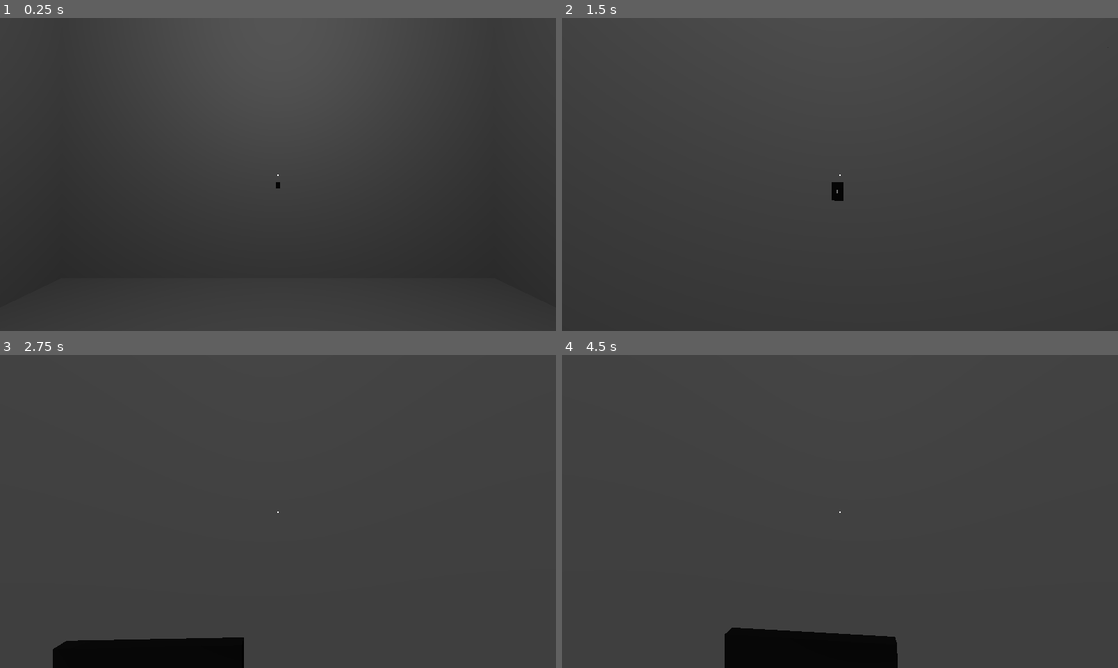
Above: before the commit, frames 1-4 (two rows, left to right).
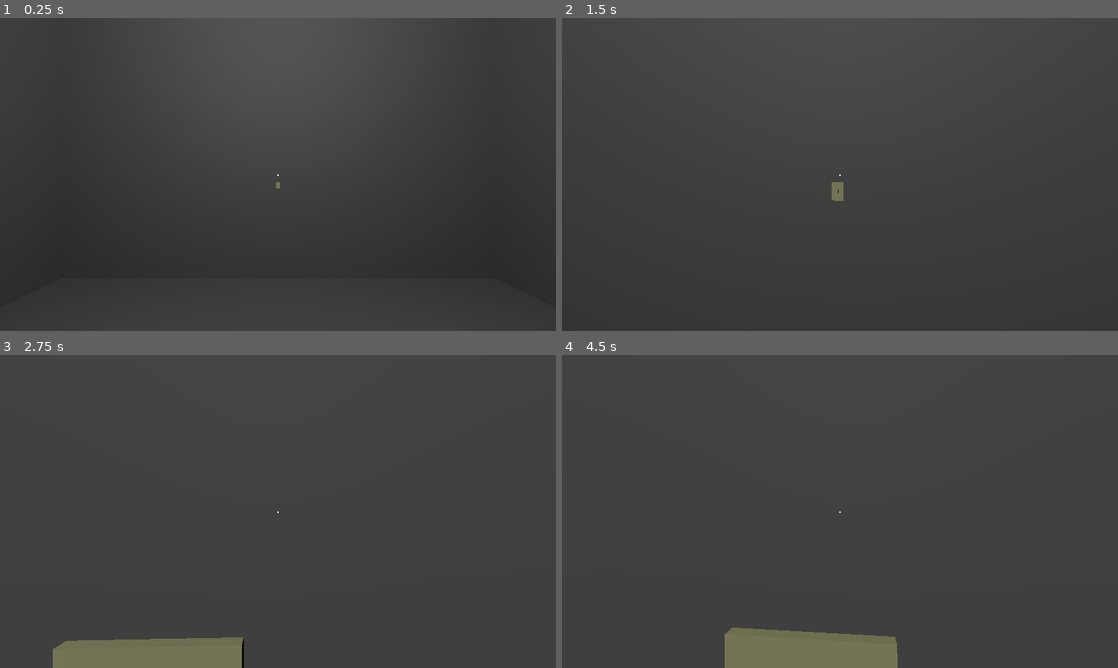
Above: after the commit, the same moments.

Repository: kaikzyx/ermo
Game: Godot game, scene res://source/main.tscn
Same seed, same stepped clock (60 frames per second), same inputs: the game is played once before the commit and once after it.
Inputs (mouse positions are in pixels of both pictures, inside the frame that each line leads up to):
- Up to frame 1 (0.25 s): no input
- Up to frame 2 (1.5 s): tap Enter at 0.5 s; move the mouse to (867, 174) at 0.52 s; hold W (forward) from 0.53 s (still down); tap E (interact) at 0.6, 1.35 s; move the mouse to (812, 174) at 1.27 s
- Up to frame 3 (2.75 s): keep holding W (forward); move the mouse to (289, 505) at 2.02 s; tap E (interact) at 2.1 s
- Up to frame 4 (4.5 s): keep holding W (forward); tap Space at 2.75, 4.25 s; move the mouse to (834, 517) at 2.77 s; tap E (interact) at 2.85, 3.6, 4.35 s; tap Enter at 3.5 s; move the mouse to (878, 514) at 3.52 s; move the mouse to (795, 508) at 4.27 s

The runs differ from the first frame. In frame 1, less than 0.1% of the frame differs, in the area x 49-51%, y 52-55%; in frame 2, 0.1%; in frame 3, 3.1%; in frame 4, 3.6%, in the area x 29-61%, y 87-100%.

Commit message:
Changed light switch color.

Diff:
--- a/source/objects/interactables/light_switch.tscn
+++ b/source/objects/interactables/light_switch.tscn
@@ -6,7 +6,7 @@
 size = Vector3(0.07, 0.11, 0)
 
 [sub_resource type="StandardMaterial3D" id="StandardMaterial3D_wlcoh"]
-albedo_color = Color(0, 0, 0, 1)
+albedo_color = Color(1, 1, 0.74902, 1)
 
 [sub_resource type="BoxMesh" id="BoxMesh_3w6jx"]
 material = SubResource("StandardMaterial3D_wlcoh")
